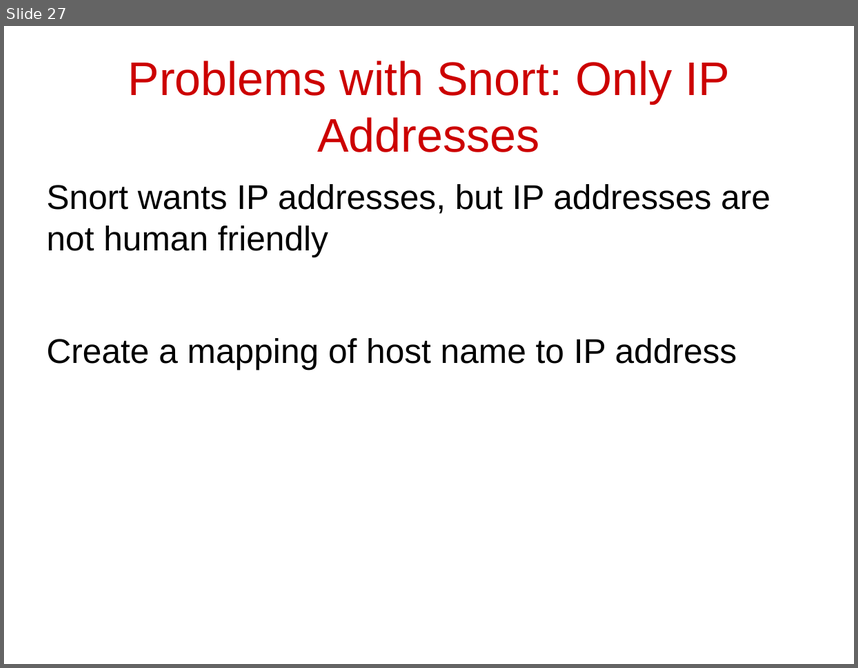
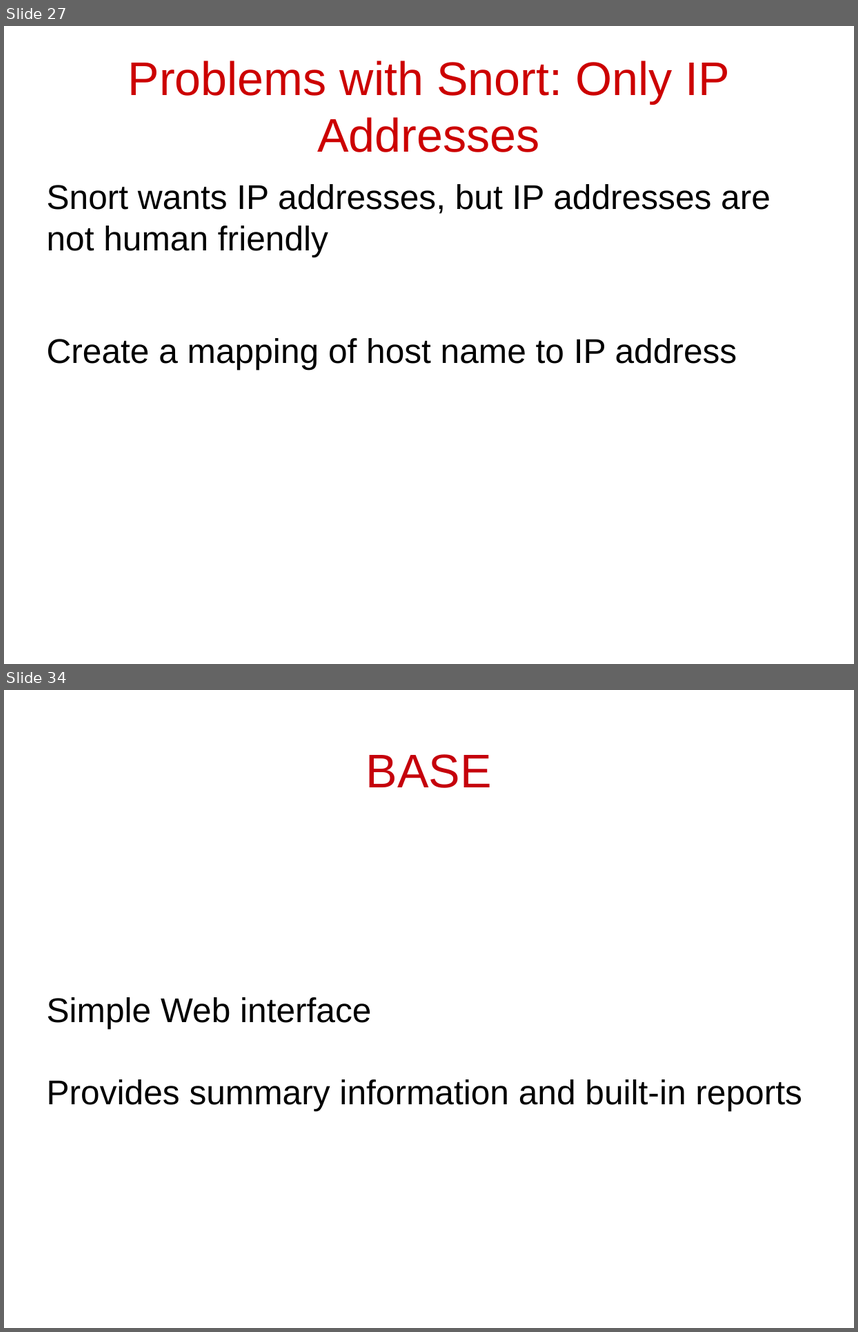
Before and after one commit to cschreiner/kindsicher, a slide deck: proj/presentation_dec09/combined.odp. Shown one above the other, each under a label of ours: slide 27 before the commit, slides 27 and 34 after it; the slides between them are not shown. The pictures are 858x668 and 858x1332 pixels, drawn with LibreOffice and Linux fonts; fonts in the diff are those of the drawing. Boxes give left, top, right and bottom in pixels: in the first picture for what was removed or moved away, otherwise in the second. Text is boxed around its words. In the diff, an @@ line names an element or a change of style, - is before the commit and + after.

```diff
--- a/proj/presentation_dec09/combined.odp
+++ b/proj/presentation_dec09/combined.odp
@@ slide 34 added at box(4, 690, 854, 1328), background #FFFFFF @@
@@ title added at box(366, 754, 492, 788), 44 pt, text #C5000B @@
+BASE
@@ subtitle added at box(47, 997, 802, 1111), 32 pt, text #000000 @@
+Simple Web interface
+Provides summary information and built-in reports
```
Also in this commit, not shown: 8 other slides added.
